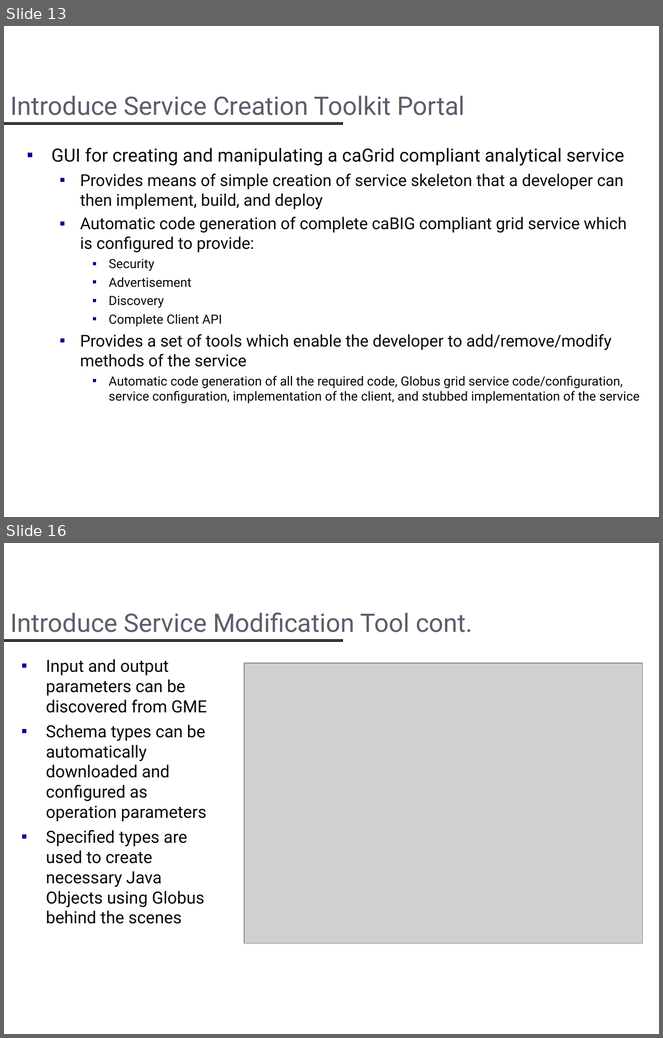
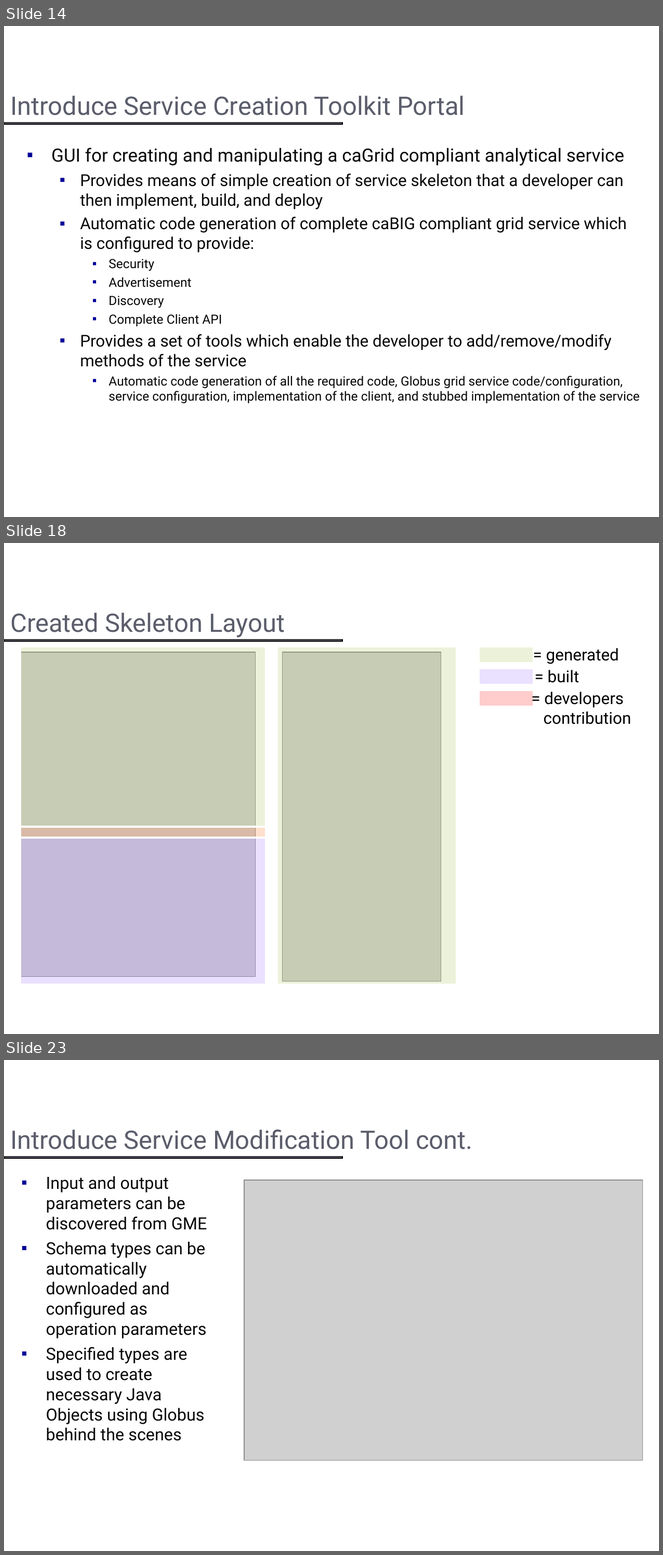
Before and after one commit to NCIP/cagrid-portal, a slide deck: cagrid-1-0/Documentation/presentations/introduce/Introduce.ppt. Shown one above the other, each under a label of ours: slides 13 and 16 before the commit, slides 14, 18 and 23 after it; the slides between them are not shown. The pictures are 663x1038 and 663x1555 pixels, drawn with LibreOffice and Linux fonts; fonts in the diff are those of the drawing; grey boxes stand for pictures; background and template pictures are left out. Boxes give left, top, right and bottom in pixels: in the first picture for what was removed or moved away, otherwise in the second. Text is boxed around its words. In the diff, an @@ line names an element or a change of style, - is before the commit and + after.

```diff
--- a/cagrid-1-0/Documentation/presentations/introduce/Introduce.ppt
+++ b/cagrid-1-0/Documentation/presentations/introduce/Introduce.ppt
@@ slide 18 added at bbox=[4, 543, 659, 1034], background #FFFFFF; not listed: 1 template element that a slide beside it also shows @@
@@ title added at bbox=[10, 613, 285, 638], 28 pt, text #5B5D6B @@
+Created Skeleton Layout
@@ rectangle added at bbox=[21, 646, 266, 827], fill #A3C145 at 20% opacity, outline #FFFFFF 2.24 pt @@
@@ rectangle added at bbox=[277, 646, 457, 985], fill #A3C145 at 20% opacity, outline #FFFFFF 2.24 pt @@
@@ rectangle added at bbox=[479, 646, 533, 663], fill #A3C145 at 20% opacity, outline #FFFFFF 2.24 pt @@
@@ text added at bbox=[546, 648, 619, 664], 18 pt, text #000000 @@
+= generated
@@ picture added at bbox=[21, 652, 256, 977] @@
@@ picture added at bbox=[283, 652, 441, 982] @@
@@ rectangle added at bbox=[479, 669, 533, 685], fill #9966FF at 20% opacity, outline #FFFFFF 2.24 pt @@
@@ text added at bbox=[548, 670, 580, 683], 18 pt, text #000000 @@
+= built
@@ rectangle added at bbox=[479, 691, 533, 707], fill #FF0000 at 20% opacity, outline #FFFFFF 2.24 pt @@
@@ text added at bbox=[544, 692, 632, 724], 18 pt, text #000000 @@
+= developers
+contribution
@@ rectangle added at bbox=[21, 838, 266, 985], fill #9966FF at 20% opacity, outline #FFFFFF 2.24 pt @@
@@ rectangle added at bbox=[21, 827, 266, 838], fill #FF6600 at 20% opacity, outline #FFFFFF 2.24 pt @@
@@ what was slide 13 is now slide 14 @@
@@ what was slide 16 is now slide 23 @@
```
Also in this commit, not shown: 6 slides changed, 8 other slides added, 2 slides removed, 9 other files.
